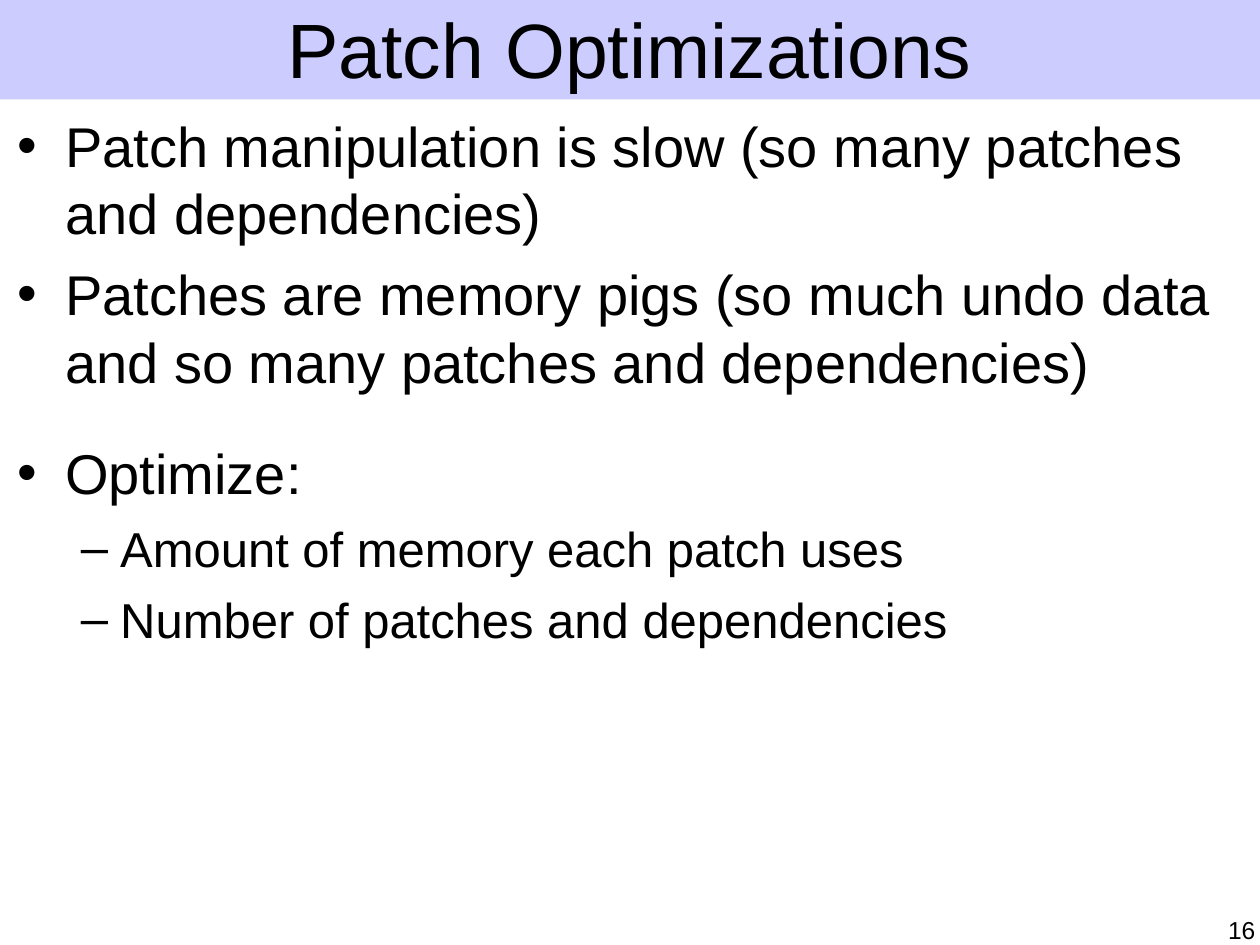
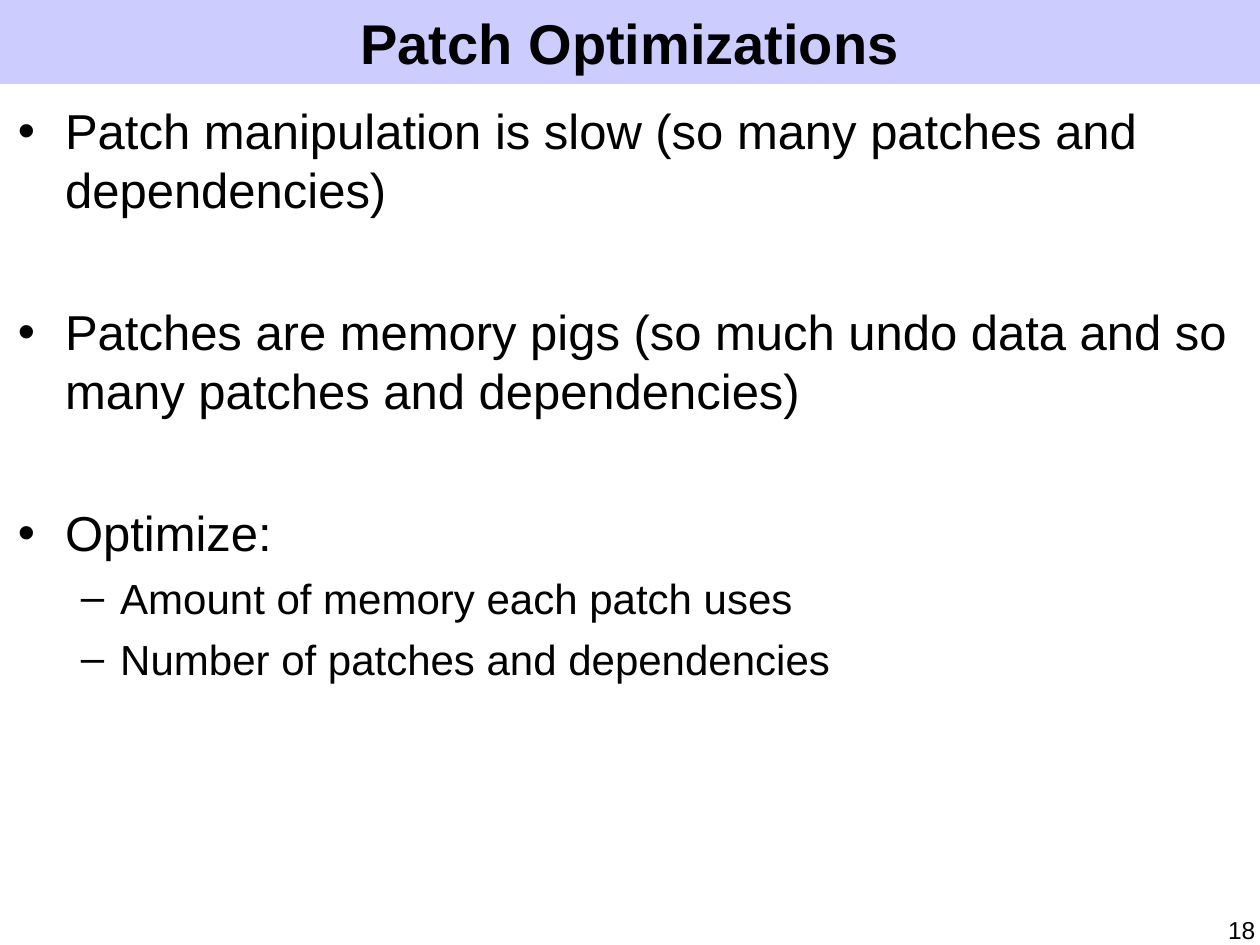
Before and after one commit to ucla-readable/fstitch-doc, a slide deck: slide 18 of sosp/pres.ppt (slide 16 before the commit). Drawn at 1260x945 pixels with LibreOffice and Linux fonts; fonts in the diff are those of the drawing. Boxes give left, top, right and bottom in pixels: in the first picture for what was removed or moved away, otherwise in the second. Text is boxed around its words. In the diff, an @@ line names an element or a change of style, - is before the commit and + after.

Commit message:
Motivation, patch model, and some patch optimization improvements.

```diff
--- a/sosp/pres.ppt
+++ b/sosp/pres.ppt
@@ rectangle: place and size @@
-rectangle at [0,0,1260,100]
+rectangle at [0,0,1260,84]
@@ text "Patch Optimizations" at [360,23,898,75]: size 44 to 32 pt, bold on @@
@@ text "Patch manipulation is slow (so ...": place and size @@
-text "Patch manipulation is slow (so ..." at [65,126,1210,648]
+text "Patch manipulation is slow (so ..." at [65,113,1227,683]
@@ text "Patch manipulation is slow (so ..." at [65,113,1227,683]: size 32 to 28 pt in "Patch manipulation is slow (so many patches ...", "Patches are memory pigs (so much undo ...", "Optimize:"; size 28 to 24 pt in "Amount of memory each patch uses", "Number of patches and dependencies"; less space between paragraphs @@
@@ page number at [1228,922,1255,940]: text changed @@
-16
+18
```
Also in this commit, not shown: 37 other slides changed, 8 slides added, 7 slides removed.
